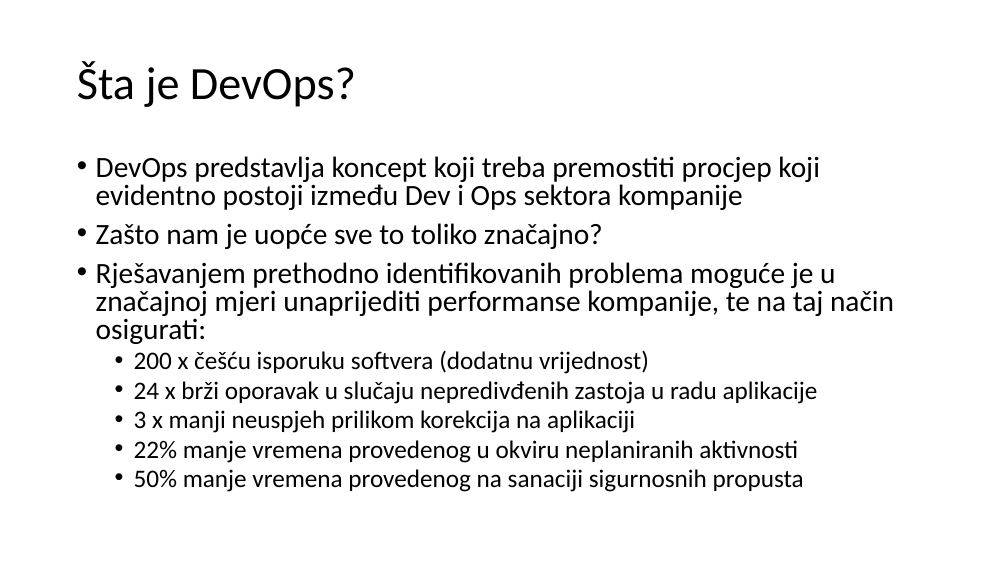
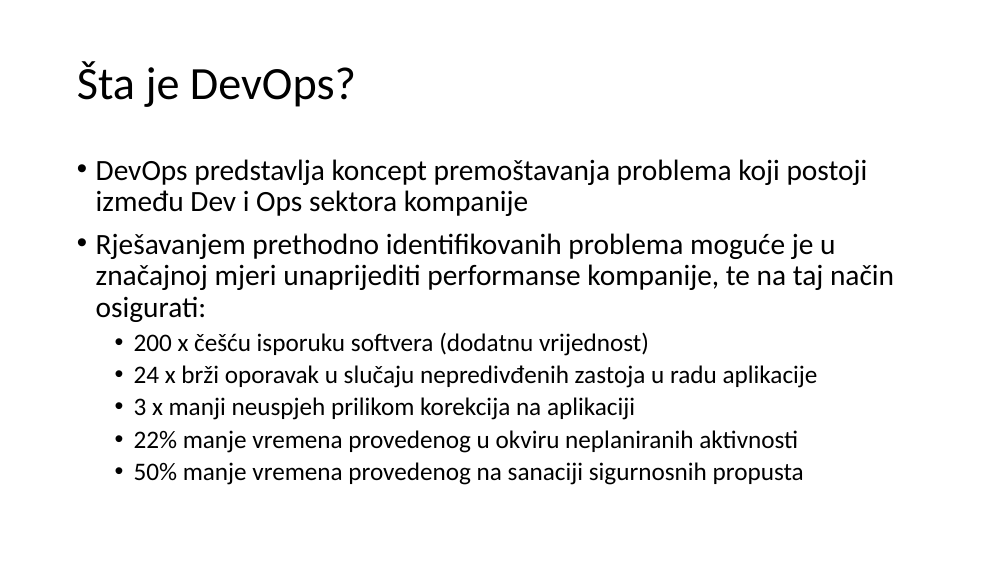
Before and after one commit to bhrnjica/RS-II, a slide deck: slide 8 of 09 Predavanje/Predavanje 09- DevOps.pptx. Drawn at 1008x567 pixels with LibreOffice and Linux fonts; fonts in the diff are those of the drawing. Boxes give left, top, right and bottom in pixels: in the first picture for what was removed or moved away, otherwise in the second. Text is boxed around its words. In the diff, an @@ line names an element or a change of style, - is before the commit and + after.

```diff
--- a/09 Predavanje/Predavanje 09- DevOps.pptx
+++ b/09 Predavanje/Predavanje 09- DevOps.pptx
@@ text at <box>96,159,868,216</box>: text changed @@
-• DevOps predstavlja koncept koji treba premostiti procjep koji evidentno postoji između Dev i Ops sektora kompanije
-• Zašto nam je uopće sve to toliko značajno?
+• DevOps predstavlja koncept premoštavanja problema koji postoji između Dev i Ops sektora kompanije
@@ text at <box>96,233,894,485</box>: line spacing 0.8 to 0.9 @@
```
Also in this commit, not shown: 7 other slides changed, 1 slide added.
